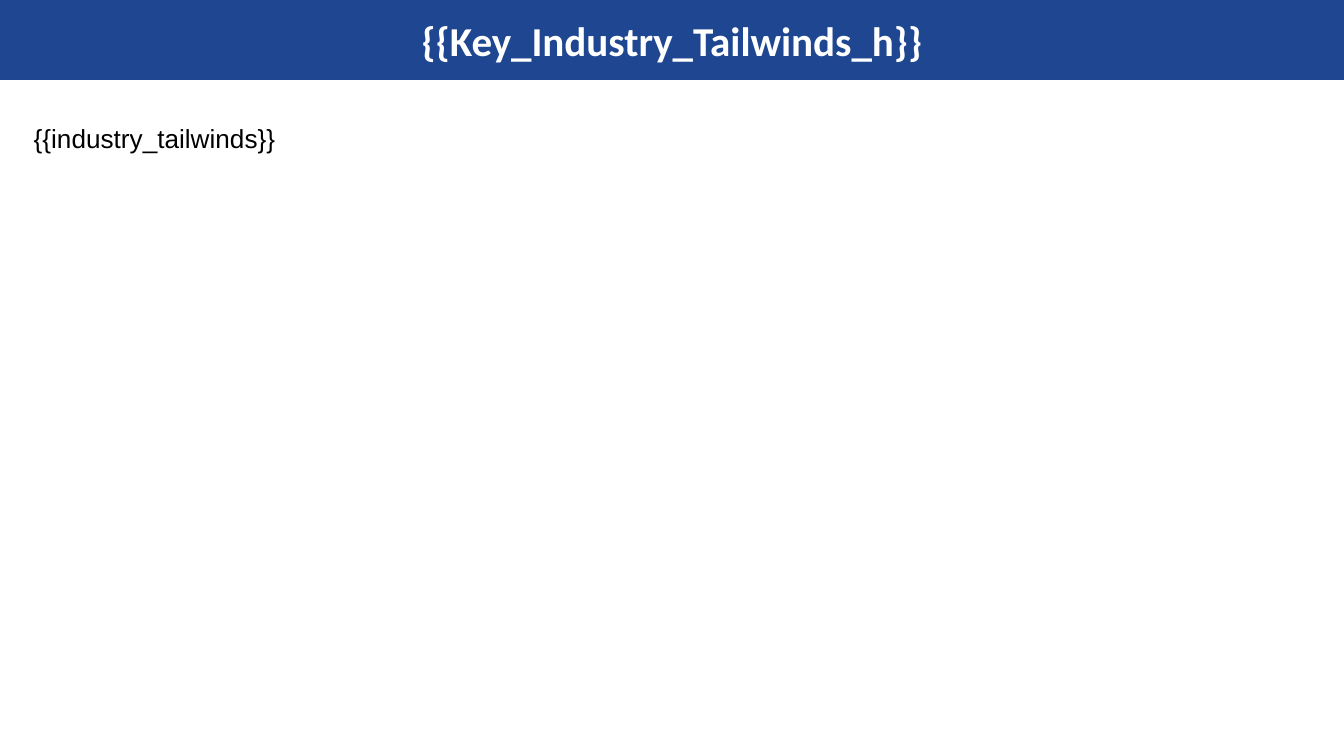
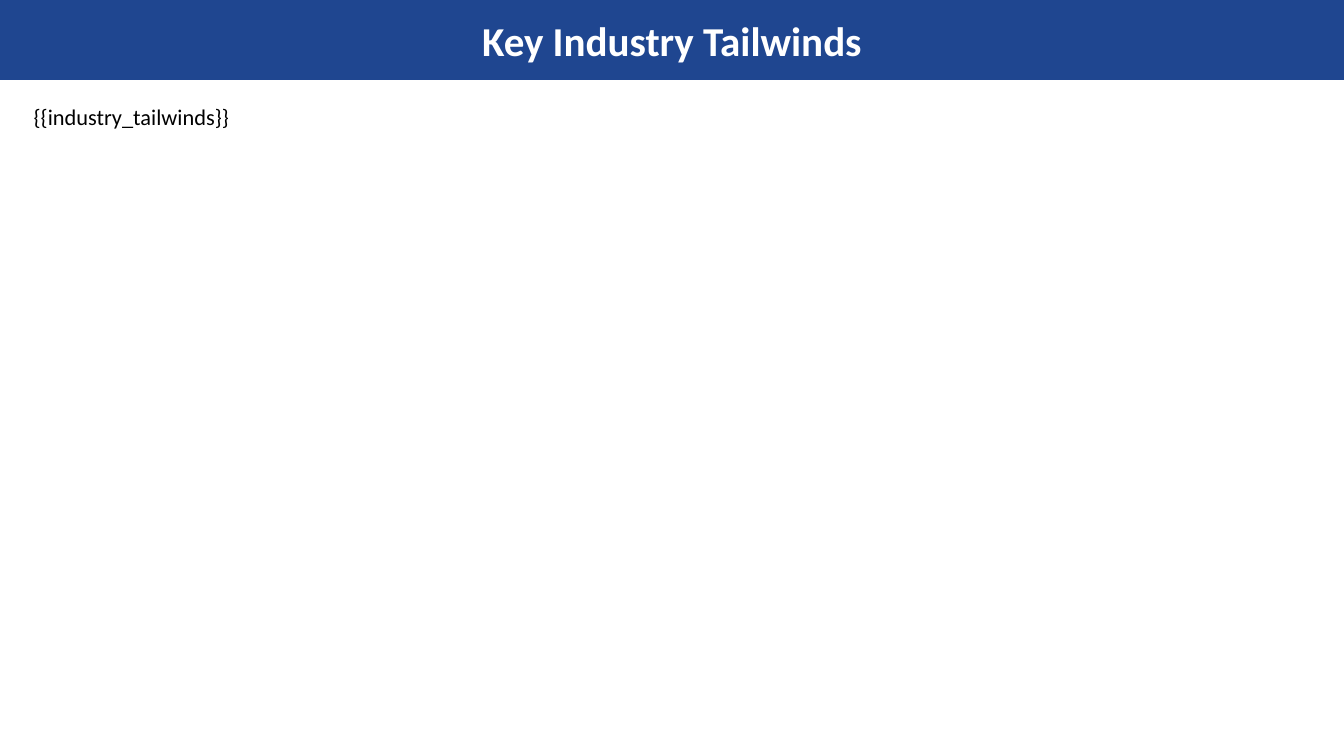
Before and after one commit to pratik1133/fluffy-lamp, a slide deck: slide 8 of master_template.pptx. Drawn at 1344x756 pixels with LibreOffice and Linux fonts; fonts in the diff are those of the drawing; background and template pictures are left out. Boxes give left, top, right and bottom in pixels: in the first picture for what was removed or moved away, otherwise in the second. Text is boxed around its words. In the diff, an @@ line names an element or a change of style, - is before the commit and + after.

```diff
--- a/master_template.pptx
+++ b/master_template.pptx
@@ title at box(482, 27, 861, 63): text changed @@
-{{Key_Industry_Tailwinds_h}}
+Key Industry Tailwinds
@@ text "{{industry_tailwinds}}": place and size @@
-text "{{industry_tailwinds}}" at box(34, 129, 275, 153)
+text "{{industry_tailwinds}}" at box(34, 108, 229, 129)
@@ text "{{industry_tailwinds}}" at box(34, 108, 229, 129): size 14 to 12 pt, font Arial to Calibri @@
```
Also in this commit, not shown: 15 other slides changed.
